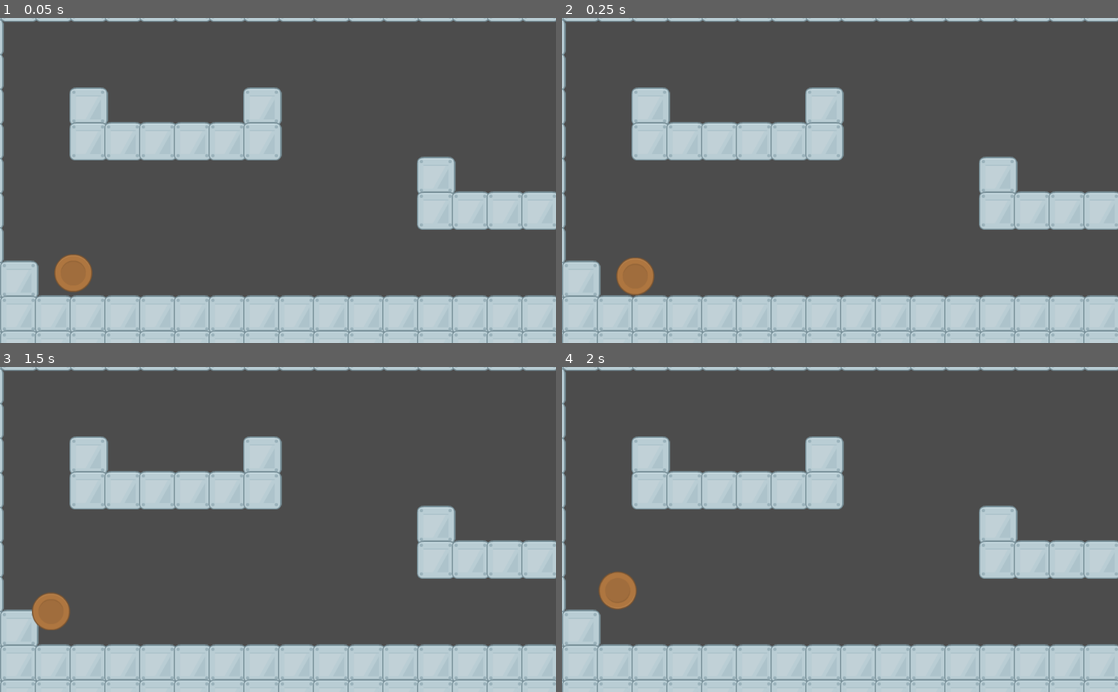
Above: before the commit, frames 1-4 (two rows, left to right).
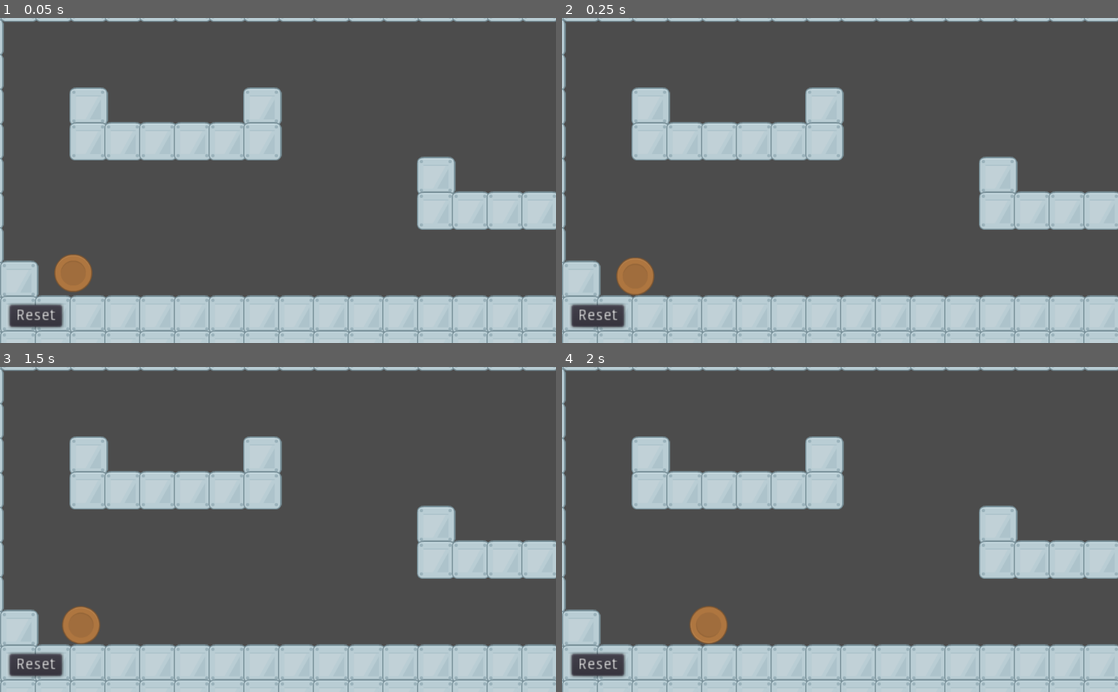
Above: after the commit, the same moments.

Repository: bsu-cs315/P1-cmallan
Game: Godot game, scene res://Project/World/World.tscn
Same seed, same stepped clock (60 frames per second), same inputs: the game is played once before the commit and once after it.
Inputs (mouse positions are in pixels of both pictures, inside the frame that each line leads up to):
- Up to frame 1 (0.05 s): no input
- Up to frame 2 (0.25 s): no input
- Up to frame 3 (1.5 s): click (33, 666) at 0.5 s, where only the run after the commit has a clickable "Reset"; tap Enter at 1.25 s; move the mouse to (72, 623) at 1.27 s; click (72, 623) at 1.42 s
- Up to frame 4 (2 s): no input

The runs differ from the first frame. In frame 1, 0.8% of the frame differs, in the area x 1-12%, y 87-96%; in frame 2, 0.8%; in frame 3, 2.0%; in frame 4, 2.0%, in the area x 1-30%, y 62-96%.

Commit message:
Added reset button to World scene

Diff:
--- /dev/null
+++ b/Project/World/Button.gd
@@ -0,0 +1,16 @@
+extends Button
+
+
+# Declare member variables here. Examples:
+# var a = 2
+# var b = "text"
+
+
+# Called when the node enters the scene tree for the first time.
+func _ready():
+	pass # Replace with function body.
+
+
+# Called every frame. 'delta' is the elapsed time since the previous frame.
+#func _process(delta):
+#	pass
--- a/Project/World/World.gd
+++ b/Project/World/World.gd
@@ -14,13 +14,11 @@
 	ball.position = Vector2(54, 463)
 	call_deferred("add_child", ball)
 
-func restart():
-	var _restart_game = get_tree().change_scene("res://Project/World/World.tscn")
-
-
-
 # Called every frame. 'delta' is the elapsed time since the previous frame.
 func _process(delta):
 	if _game_started == true:
-		if Input.is_action_just_pressed("restart"):
-			restart()
+		_on_Button_pressed()
+
+
+func _on_Button_pressed():
+	var _restart_game = get_tree().change_scene("res://Project/World/World.tscn")
--- a/Project/World/World.tscn
+++ b/Project/World/World.tscn
@@ -1,8 +1,9 @@
-[gd_scene load_steps=6 format=2]
+[gd_scene load_steps=7 format=2]
 
 [ext_resource path="res://Project/Ball/Ball.tscn" type="PackedScene" id=1]
 [ext_resource path="res://Project/Textures/elementMetal011.png" type="Texture" id=2]
 [ext_resource path="res://Project/World/World.gd" type="Script" id=3]
+[ext_resource path="res://Project/World/Button.gd" type="Script" id=4]
 
 [sub_resource type="ConvexPolygonShape2D" id=1]
 points = PoolVector2Array( 0, 0, 71, 0, 71, 71, 0, 71 )
@@ -43,3 +44,13 @@
 [node name="Ball" parent="." instance=ExtResource( 1 )]
 position = Vector2( 67.5, 235 )
 scale = Vector2( 0.5, 0.5 )
+
+[node name="Button" type="Button" parent="."]
+margin_left = 9.0
+margin_top = 265.0
+margin_right = 57.0
+margin_bottom = 285.0
+text = "Reset"
+script = ExtResource( 4 )
+
+[connection signal="pressed" from="Button" to="." method="_on_Button_pressed"]
